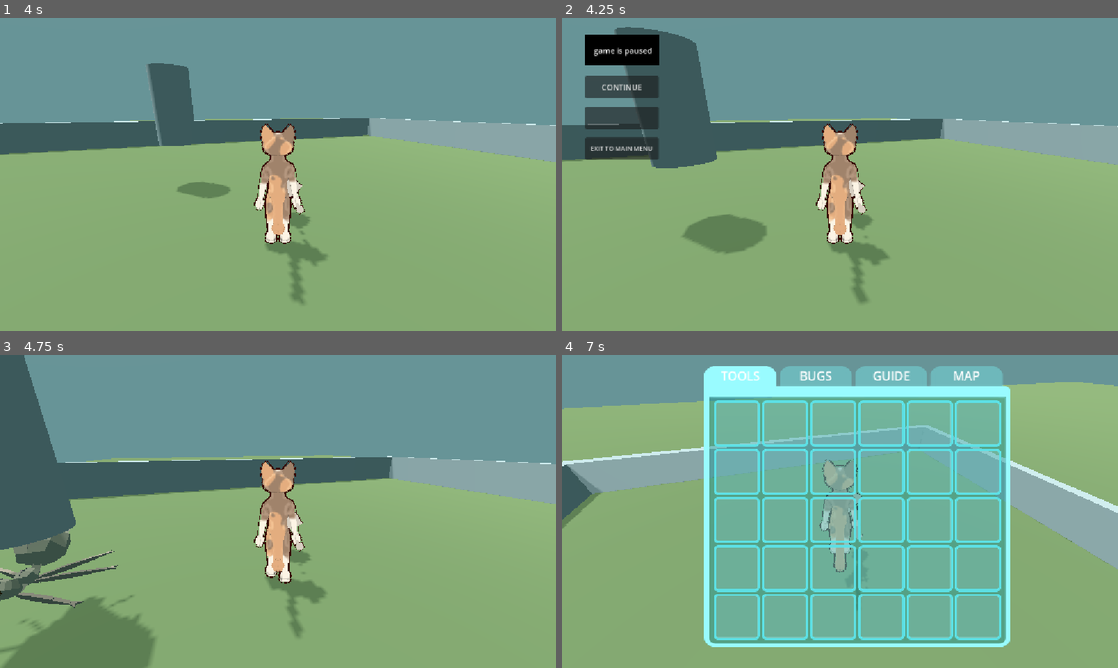
Above: before the commit, frames 1-4 (two rows, left to right).
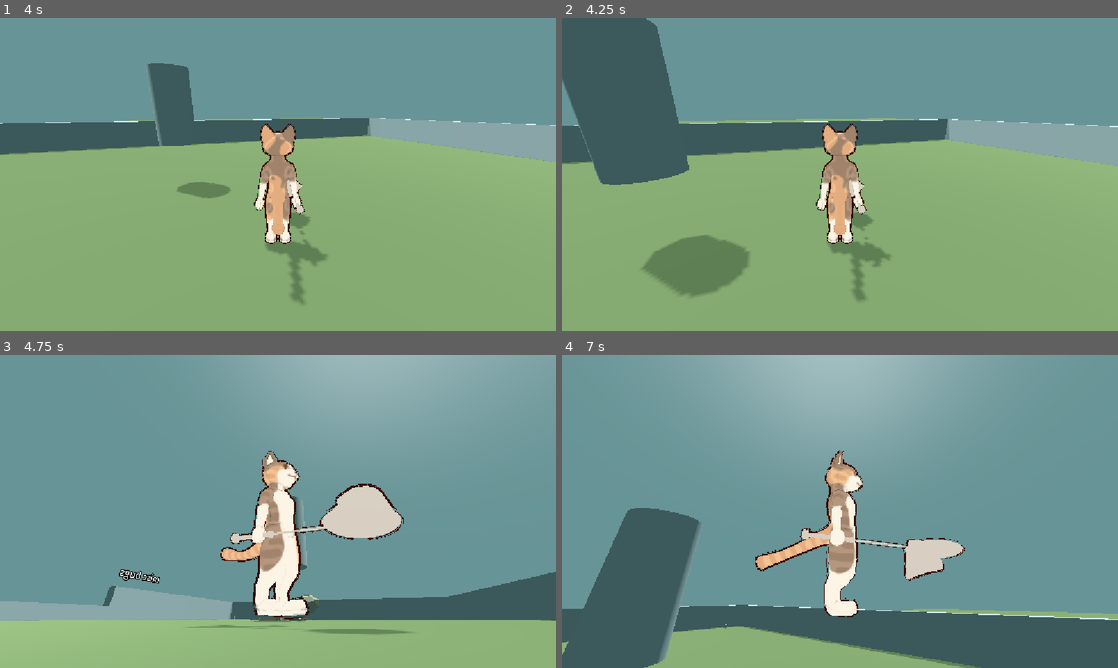
Above: after the commit, the same moments.

Repository: LaurenZeigler/Bug-Catcher
Game: Godot game, scene res://assets/_Scenes/Prototyping/Playground.tscn
Same seed, same stepped clock (60 frames per second), same inputs: the game is played once before the commit and once after it.
Inputs (mouse positions are in pixels of both pictures, inside the frame that each line leads up to):
- Up to frame 1 (4 s): move the mouse to (305, 174) at 0.52 s; hold Shift (sprint) 0.53-1.28 s; hold W (move_up) from 0.53 s (still down); tap Space (jump) at 0.77, 1.52, 3.02, 3.77 s; move the mouse to (250, 174) at 1.27 s; tap Ctrl (sneak) at 1.35 s; tap Shift (sprint) at 1.55, 3.05 s; move the mouse to (289, 168) at 2.02 s; hold Shift (sprint) 2.03-2.78 s; tap Enter at 2.75 s; move the mouse to (272, 180) at 2.77 s; tap E (use_tool) at 2.85 s; move the mouse to (316, 177) at 3.52 s; hold Shift (sprint) from 3.53 s (still down)
- Up to frame 2 (4.25 s): keep holding W (move_up); keep holding Shift (sprint); tap Escape (MENU_esc, bound only before the commit) at 4.15 s
- Up to frame 3 (4.75 s): release W (move_up) at 4.25 s; release Shift (sprint) at 4.25 s; click (61, 423) at 4.25 s, where only the run before the commit has a clickable "CONTINUE"
- Up to frame 4 (7 s): move the mouse to (795, 508) at 5.02 s; hold W (move_up) 5.03-5.78 s; tap Ctrl (sneak) at 5.1 s; tap Space (jump) at 5.27, 6.77 s; tap Shift (sprint) at 5.3, 6.8 s; tap Tab (open_TAB_menu, bound only before the commit) at 5.65 s; move the mouse to (867, 511) at 5.77 s; hold S (move_down) 5.78-6.53 s; hold Shift (sprint) 5.78-6.53 s; move the mouse to (756, 433) at 6.52 s; hold D (move_right) from 6.53 s (still down); tap E (use_tool) at 6.6 s

Frame 1 is identical in both runs. In frame 2, 12% of the frame differs, in the area x 0-100%, y 0-89%; in frame 3, 66%; in frame 4, 79%, in the area x 0-100%, y 0-100%.

Commit message:
control edits

Diff:
--- a/bugc/project.godot
+++ b/bugc/project.godot
@@ -43,41 +43,62 @@
 move_left={
 "deadzone": 0.2,
 "events": [Object(InputEventKey,"resource_local_to_scene":false,"resource_name":"","device":-1,"window_id":0,"alt_press …(191 unchanged characters)…
+, Object(InputEventJoypadMotion,"resource_local_to_scene":false,"resource_name":"","device":-1,"axis":0,"axis_value":-1.0,"script":null)
 ]
 }
 move_down={
 "deadzone": 0.2,
 "events": [Object(InputEventKey,"resource_local_to_scene":false,"resource_name":"","device":-1,"window_id":0,"alt_press …(192 unchanged characters)…
+, Object(InputEventJoypadMotion,"resource_local_to_scene":false,"resource_name":"","device":-1,"axis":1,"axis_value":1.0,"script":null)
 ]
 }
 jump={
 "deadzone": 0.2,
 "events": [Object(InputEventKey,"resource_local_to_scene":false,"resource_name":"","device":-1,"window_id":0,"alt_press …(191 unchanged characters)…
+, Object(InputEventJoypadButton,"resource_local_to_scene":false,"resource_name":"","device":-1,"button_index":0,"pressure":0.0,"pressed":false,"script":null)
+]
+}
+sprint={
+"deadzone": 0.2,
+"events": [Object(InputEventKey,"resource_local_to_scene":false,"resource_name":"","device":-1,"window_id":0,"alt_pressed":false,"shift_pressed":false,"ctrl_pressed":false,"meta_pressed":false,"pressed":false,"keycode":0,"physical_keycode":4194325,"key_label":0,"unicode":0,"location":0,"echo":false,"script":null)
+, Object(InputEventJoypadButton,"resource_local_to_scene":false,"resource_name":"","device":-1,"button_index":3,"pressure":0.0,"pressed":false,"script":null)
+, Object(InputEventJoypadButton,"resource_local_to_scene":false,"resource_name":"","device":-1,"button_index":7,"pressure":0.0,"pressed":true,"script":null)
 ]
 }
 sneak={
 "deadzone": 0.2,
 "events": [Object(InputEventKey,"resource_local_to_scene":false,"resource_name":"","device":-1,"window_id":0,"alt_press …(195 unchanged characters)…
-]
-}
-sprint={
-"deadzone": 0.2,
-"events": [Object(InputEventKey,"resource_local_to_scene":false,"resource_name":"","device":-1,"window_id":0,"alt_pressed":false,"shift_pressed":false,"ctrl_pressed":false,"meta_pressed":false,"pressed":false,"keycode":0,"physical_keycode":4194325,"key_label":0,"unicode":0,"location":0,"echo":false,"script":null)
+, Object(InputEventJoypadButton,"resource_local_to_scene":false,"resource_name":"","device":-1,"button_index":2,"pressure":0.0,"pressed":false,"script":null)
+, Object(InputEventJoypadButton,"resource_local_to_scene":false,"resource_name":"","device":-1,"button_index":8,"pressure":0.0,"pressed":true,"script":null)
 ]
 }
 use_tool={
 "deadzone": 0.2,
 "events": [Object(InputEventKey,"resource_local_to_scene":false,"resource_name":"","device":-1,"window_id":0,"alt_press …(192 unchanged characters)…
+, Object(InputEventJoypadButton,"resource_local_to_scene":false,"resource_name":"","device":-1,"button_index":1,"pressure":0.0,"pressed":false,"script":null)
 ]
 }
-open_TAB_menu={
+menu_inv={
 "deadzone": 0.2,
 "events": [Object(InputEventKey,"resource_local_to_scene":false,"resource_name":"","device":-1,"window_id":0,"alt_press …(195 unchanged characters)…
+, Object(InputEventKey,"resource_local_to_scene":false,"resource_name":"","device":-1,"window_id":0,"alt_pressed":false,"shift_pressed":false,"ctrl_pressed":false,"meta_pressed":false,"pressed":false,"keycode":0,"physical_keycode":73,"key_label":0,"unicode":105,"location":0,"echo":false,"script":null)
+, Object(InputEventJoypadButton,"resource_local_to_scene":false,"resource_name":"","device":-1,"button_index":6,"pressure":0.0,"pressed":false,"script":null)
 ]
 }
-MENU_esc={
+menu_esc={
 "deadzone": 0.2,
 "events": [Object(InputEventKey,"resource_local_to_scene":false,"resource_name":"","device":-1,"window_id":0,"alt_press …(195 unchanged characters)…
+, Object(InputEventJoypadButton,"resource_local_to_scene":false,"resource_name":"","device":-1,"button_index":4,"pressure":0.0,"pressed":false,"script":null)
+]
+}
+menu_tab_left={
+"deadzone": 0.2,
+"events": [Object(InputEventJoypadButton,"resource_local_to_scene":false,"resource_name":"","device":-1,"button_index":9,"pressure":0.0,"pressed":true,"script":null)
+]
+}
+menu_tab_right={
+"deadzone": 0.2,
+"events": [Object(InputEventJoypadButton,"resource_local_to_scene":false,"resource_name":"","device":-1,"button_index":10,"pressure":0.0,"pressed":true,"script":null)
 ]
 }
 
